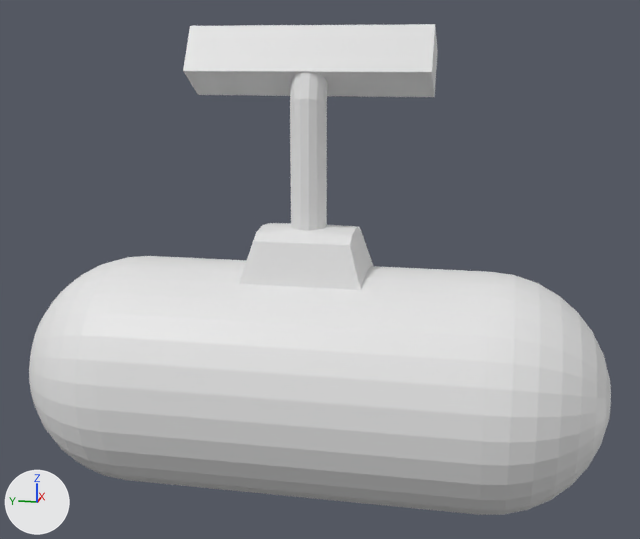
Renders of the Blender file Ressources/Submarine.blend from each side of a commit.
Rendered twice from a camera (50 mm lens) standing at (-7.09, -1.51, 2.75) and looking at (0.02, -0.09, 0.97). Lighting does not change. The marker at lower left points along +X, +Y and +Z.

Names of what the first picture shows: 'Cube', 'Submarine'.
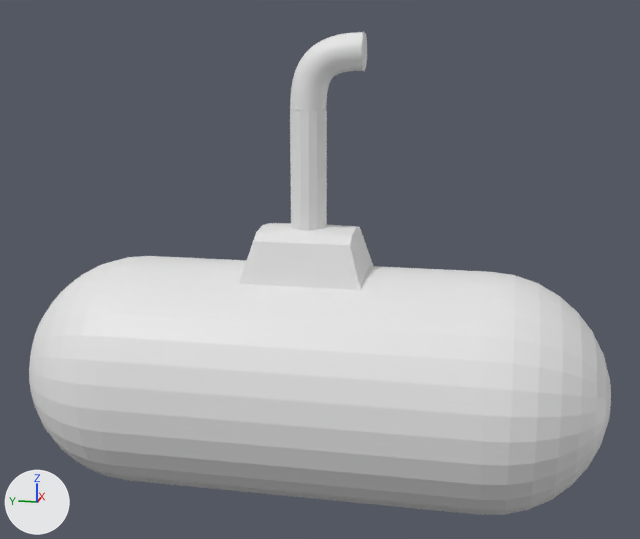
Changed parts and their boxes (x1, y1, x2, y2) in the pictures (640 x 539 px):
'Cube', deleted: before (183, 24, 438, 97)
'BezierCurve', added: after (290, 32, 367, 111)
part 1 of me_sphere, cut back: before (290, 72, 328, 231); after (290, 32, 367, 231)

The change, as a list of edits to the scene's bpy script:
```text
Change me_sphere:
    where me_sphere.from_pydata(...)  # 640 vertices, 683 faces; spans x -1.0..1.0, y -1.0..2.6, z -2.5..2.5
    used by ob_submarine; location = (0.0, 0.0, 0.0); rotation_euler = (1.571, 0.0, 0.0), in degrees (90, 0, 0)
    verts and faces of me_sphere; kept vertices keep their numbers, new ones are numbered from 640
    me_sphere part 1
    add delete_faces([(603, 631, 632, 605), (626, 639, 638, 637, 636, 635, 634, 633, 632, 631, 630, 629, 628, 627), (613, 636, 637, 615), (599, 629, 630, 601), (609, 634, 635, 611), (593, 619, 639, 626)])
    add delete_faces([(595, 627, 628, 597), (605, 632, 633, 607), (615, 637, 638, 617), (601, 630, 631, 603), (611, 635, 636, 613), (597, 628, 629, 599)])
    add delete_faces([(607, 633, 634, 609), (593, 626, 627, 595), (617, 638, 639, 619)])
    add verts[593] = (0.0, 2.3, -0.15)  # moved, pixel (290, 109)
    add verts[607] = (0.0, 2.3, 0.15)  # moved, pixel (326, 109)
    add verts[595] = (0.07, 2.3, -0.14)  # moved
    add verts[605] = (0.07, 2.3, 0.14)  # moved, pixel (326, 109)
    add verts[597] = (0.12, 2.3, -0.09)  # moved
    add verts[603] = (0.12, 2.3, 0.09)  # moved
    add verts[599] = (0.15, 2.3, -0.03)  # moved
    add verts[601] = (0.15, 2.3, 0.03)  # moved
    add verts[609] = (-0.07, 2.3, 0.14)  # moved, pixel (323, 110)
    add verts[619] = (-0.07, 2.3, -0.14)  # moved, pixel (290, 109)
    add verts[611] = (-0.12, 2.3, 0.09)  # moved, pixel (316, 110)
    add verts[617] = (-0.12, 2.3, -0.09)  # moved, pixel (293, 110)
    add verts[613] = (-0.15, 2.3, 0.03)  # moved, pixel (308, 110)
    add verts[615] = (-0.15, 2.3, -0.03)  # moved, pixel (300, 110)
    add verts[626] = (0.0, 2.9, 0.45)  # moved, pixel (364, 32)
    add verts[627] = (0.07, 2.89, 0.45)  # moved, pixel (365, 34)
    add verts[628] = (0.12, 2.84, 0.45)  # moved, pixel (366, 39)
    add verts[629] = (0.15, 2.78, 0.45)  # moved, pixel (367, 47)
    add verts[630] = (0.15, 2.72, 0.45)  # moved, pixel (367, 56)
    add verts[631] = (0.12, 2.66, 0.45)  # moved, pixel (366, 64)
    add verts[632] = (0.07, 2.61, 0.45)  # moved, pixel (365, 69)
    add verts[633] = (0.0, 2.6, 0.45)  # moved, pixel (364, 71)
    add verts[634] = (-0.07, 2.61, 0.45)  # moved, pixel (363, 69)
    add verts[635] = (-0.12, 2.66, 0.45)  # moved, pixel (362, 64)
    add verts[636] = (-0.15, 2.72, 0.45)  # moved, pixel (361, 56)
    add verts[637] = (-0.15, 2.78, 0.45)  # moved, pixel (361, 47)
    add verts[638] = (-0.12, 2.84, 0.45)  # moved, pixel (362, 39)
    add verts[639] = (-0.07, 2.89, 0.45)  # moved, pixel (363, 33)
    add faces += [(626, 627, 628, 629, 630, 631, 632, 633, 634, 635, 636, 637, 638, 639)]
Add cu_beziercurve_001:
    cu_beziercurve_001 = bpy.data.curves.new('BezierCurve.001', 'CURVE')
    cu_beziercurve_001.dimensions = '3D'
    _sp = cu_beziercurve_001.splines.new('BEZIER'); _sp.bezier_points.add(1)
    _sp.bezier_points.foreach_set('co', [0.405, -0.0571, 1.389, 0.405, -0.508, 1.842])
    _sp.bezier_points.foreach_set('handle_left', [0.403, -0.0571, 0.641, 0.405, -0.14, 1.842])
    _sp.bezier_points.foreach_set('handle_right', [0.406, -0.0571, 1.702, 0.405, -1.508, 1.842])
    for _p, _l, _r in zip(_sp.bezier_points, ['ALIGNED', 'ALIGNED'], ['ALIGNED', 'ALIGNED']): _p.handle_left_type = _l; _p.handle_right_type = _r
    _sp.order_u = 0
    _sp.order_v = 0
    cu_beziercurve_001.use_path = True
    cu_beziercurve_001.bevel_mode = 'OBJECT'
    cu_beziercurve_001.fill_mode = 'FULL'
    cu_beziercurve_001.bevel_object = ob_beziercircle
Add cu_beziercircle_001:
    cu_beziercircle_001 = bpy.data.curves.new('BezierCircle.001', 'CURVE')
    cu_beziercircle_001.dimensions = '3D'
    _sp = cu_beziercircle_001.splines.new('BEZIER'); _sp.bezier_points.add(3)
    _sp.bezier_points.foreach_set('co', [-1.0, 0.0, 0.0, 0.0, 1.0, 0.0, 1.0, 0.0, 0.0, 0.0, -1.0, 0.0])
    _sp.bezier_points.foreach_set('handle_left', [-1.0, -0.552, 0.0, -0.552, 1.0, 0.0, 1.0, 0.552, 0.0, 0.552, -1.0, 0.0])
    _sp.bezier_points.foreach_set('handle_right', [-1.0, 0.552, 0.0, 0.552, 1.0, 0.0, 1.0, -0.552, 0.0, -0.552, -1.0, 0.0])
    for _p, _l, _r in zip(_sp.bezier_points, ['AUTO', 'AUTO', 'AUTO', 'AUTO'], ['AUTO', 'AUTO', 'AUTO', 'AUTO']): _p.handle_left_type = _l; _p.handle_right_type = _r
    _sp.order_u = 0
    _sp.order_v = 0
    _sp.use_cyclic_u = True
    cu_beziercircle_001.use_path = True
    cu_beziercircle_001.fill_mode = 'FULL'
Remove ob_cube:
    ob_cube = bpy.data.objects.new('Cube', me_cube_001)
Add ob_beziercurve:
    ob_beziercurve = bpy.data.objects.new('BezierCurve', cu_beziercurve_001)
    ob_beziercurve.location = (-0.405, 0.057, 0.912)
Add ob_beziercircle:
    ob_beziercircle = bpy.data.objects.new('BezierCircle', cu_beziercircle_001)
    ob_beziercircle.location = (0.000412, -0.000164, 2.301)
    ob_beziercircle.scale = (0.146, 0.151, 1.0)
```
